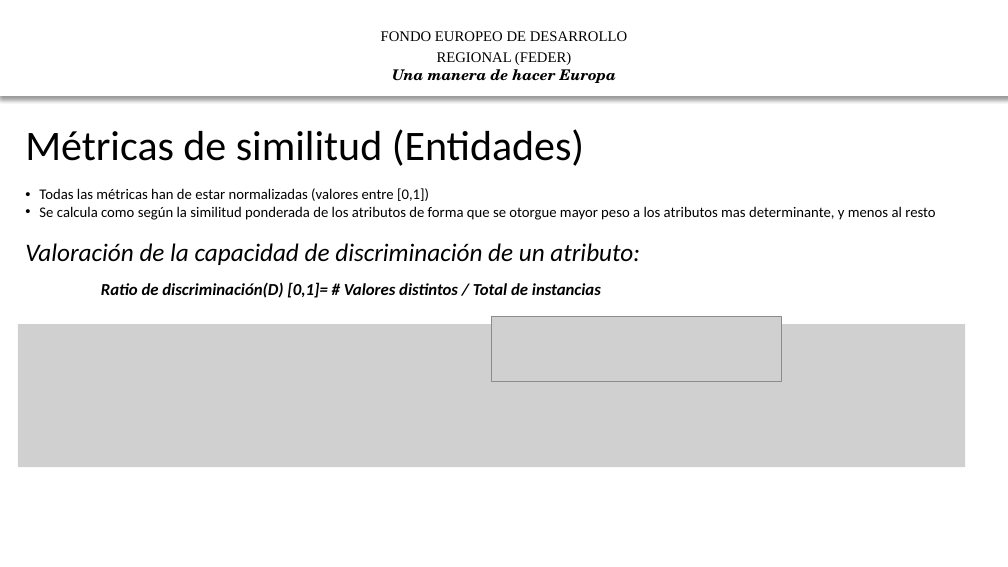
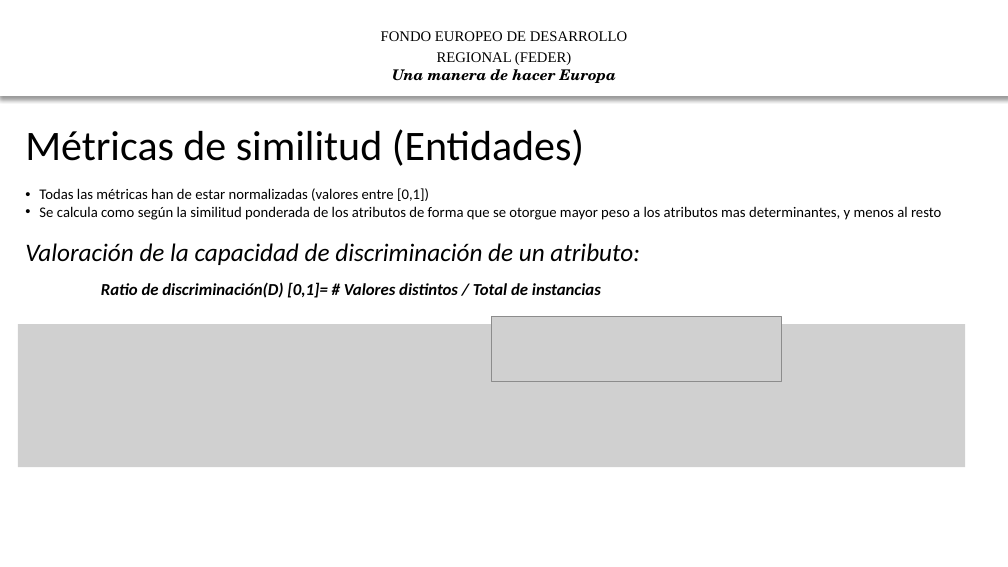
Before and after one commit to Xyara/ib-asio-docs-, a slide deck: slide 11 of entregables_hito_2/libreria_descubrimiento/ASIO_Presentación_Librería_Descubrimiento.pptx. Drawn at 1008x567 pixels with LibreOffice and Linux fonts; fonts in the diff are those of the drawing; grey boxes stand for pictures; background and template pictures are left out. Boxes give left, top, right and bottom in pixels: in the first picture for what was removed or moved away, otherwise in the second. Text is boxed around its words. In the diff, an @@ line names an element or a change of style, - is before the commit and + after.

```diff
--- a/entregables_hito_2/libreria_descubrimiento/ASIO_Presentación_Librería_Descubrimiento.pptx
+++ b/entregables_hito_2/libreria_descubrimiento/ASIO_Presentación_Librería_Descubrimiento.pptx
@@ text at (39, 206, 941, 220): text changed @@
-• Se calcula como según la similitud ponderada de los atributos de forma que se otorgue mayor peso a los atributos mas determinante, y menos al resto
+• Se calcula como según la similitud ponderada de los atributos de forma que se otorgue mayor peso a los atributos mas determinantes, y menos al resto
```
Also in this commit, not shown: 2 other slides changed, 1 slide removed.
